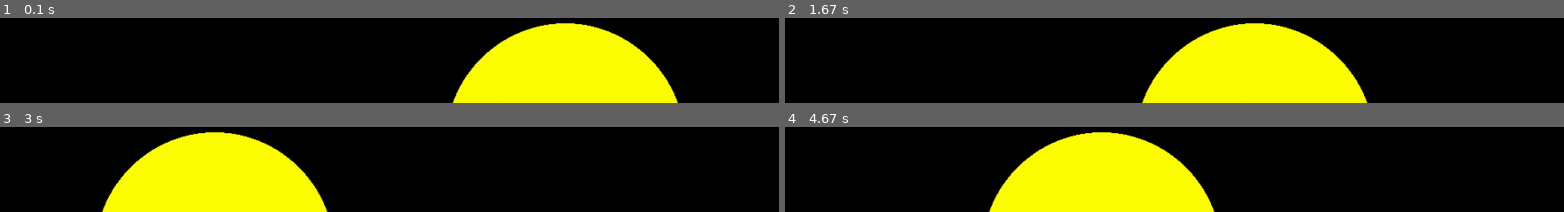
Above: before the commit, frames 1-4 (two rows, left to right).
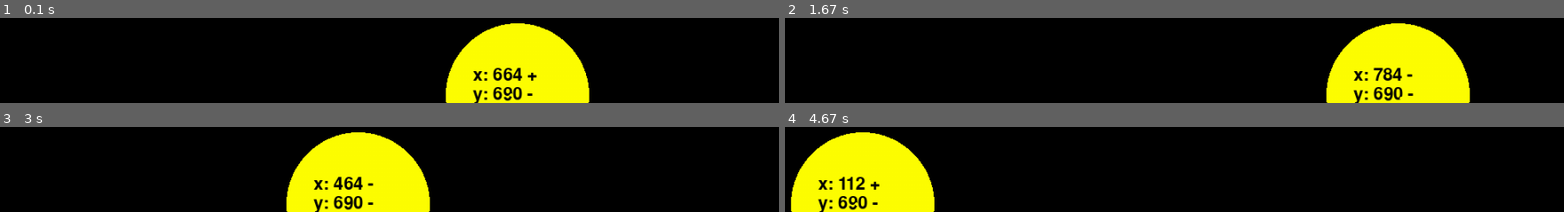
Above: after the commit, the same moments.

Repository: Archanciel/Learning_Pygame
Game: pygame game, started from bouncing_ball_imperfect_collide/bouncing_physics.py
Two runs of this game, one before a commit and one after it. Both use one fixed random seed, a clock stepped at 60 frames per second and the inputs below.
Inputs:
- Up to frame 1 (0.1 s): no input
- Up to frame 2 (1.67 s): no input
- Up to frame 3 (3 s): no input
- Up to frame 4 (4.67 s): no input

The runs differ from the first frame. In frame 1, 13% of the frame differs, in the area x 57-88%, y 6-100%; in frame 2, 30%; in frame 3, 30%; in frame 4, 33%, in the area x 0-56%, y 6-100%.

Commit message:
cosmetic

Diff:
--- a/bouncing_ball_imperfect_collide/bouncing_physics.py
+++ b/bouncing_ball_imperfect_collide/bouncing_physics.py
@@ -65,7 +65,7 @@
 			ball = Ball(screen=self.screen,
 						allBalls=self.allBalls,
 						color=YELLOW,
-						radius=150,
+						radius=90,
 						startX=550,
 						startY=600,
 						speed=6,
@@ -89,7 +89,7 @@
 				ball = Ball(screen=self.screen,
 							allBalls=self.allBalls,
 							color=GREEN,
-							radius=250,
+							radius=10,
 							startX=100,
 							startY=1700,
 							speed=8,
